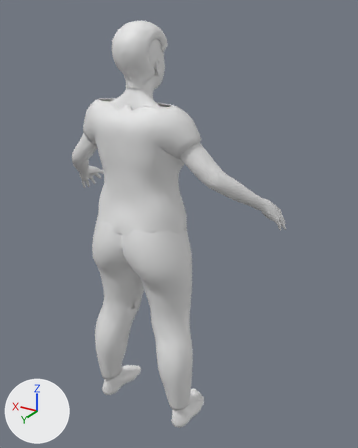
Before and after pictures for a commit that changed the glTF model corpos/corpo-idoso-f-gordo.glb.
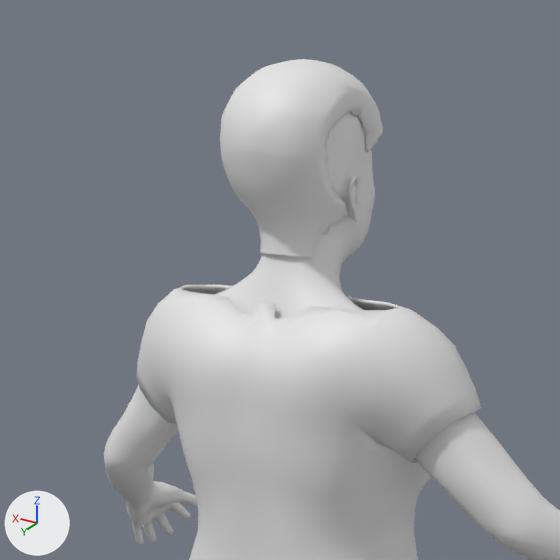
Old and new are each drawn whole from a camera (50 mm lens) standing at (-1.169, 1.732, 0.955) and looking at (-0.089, -0.068, 0.055) and again close up on the part from 10% to 64% of the width and 0% to 43% of the height. Arrows for +X, +Y and +Z are at lower left; the lights stay in place. The last two pictures show the newer version. Vertices at exactly the same position are counted once.

The first close-up shows 'cabelo', 'camiseta', 'pele'.
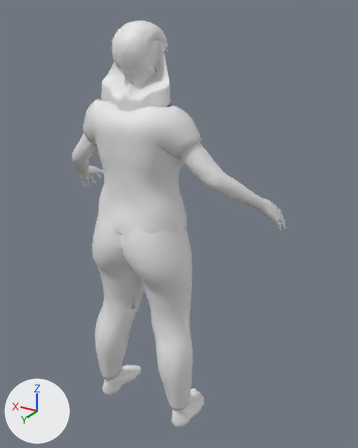
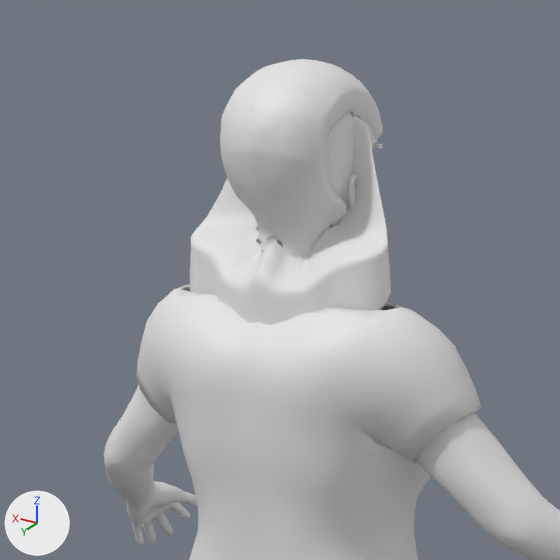
What the commit changed:
me_cabelo is used by ob_cabelo; location (0.0, 0.0, 0.0).
me_cabelo had 1976 vertices, 3928 faces and spanned x -0.088..0.088, y -0.035..0.191, z 0.68..0.921.
me_cabelo now has 5356 vertices, 10684 faces and spans x -0.162..0.162, y -0.035..0.191, z 0.505..0.921.
me_cabelo part 1: a new loose piece of 3380 vertices spanning x -0.162..0.162, y 0.01..0.189, z 0.505..0.856.

Pixel boxes (x1, y1, x2, y2) of what changed, in the close-ups (560 x 560 px):
'cabelo', reshaped: before (220, 59, 383, 257); after (189, 59, 391, 325)
part 1 of me_cabelo, added: after (189, 114, 391, 325)
